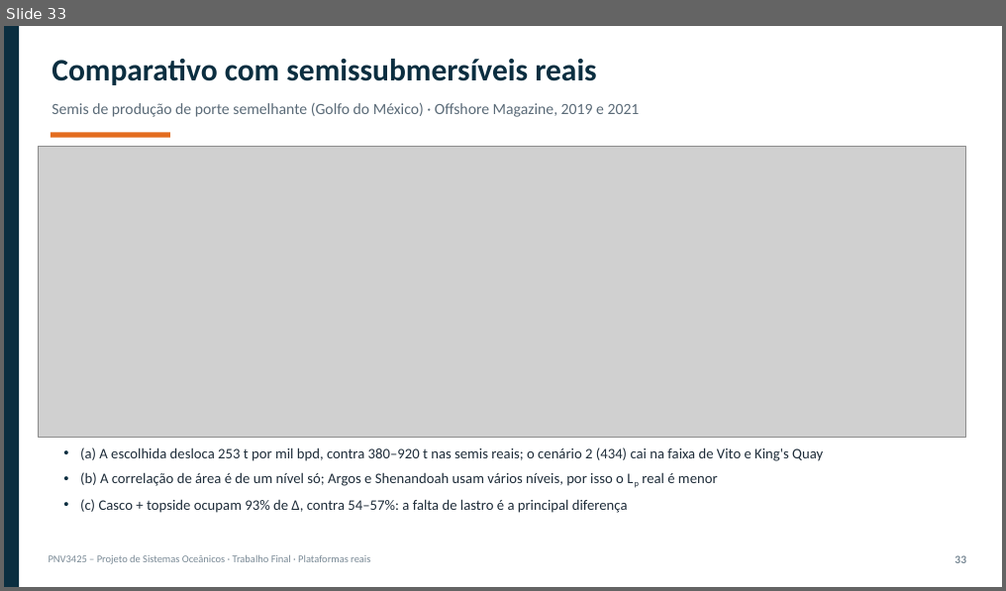
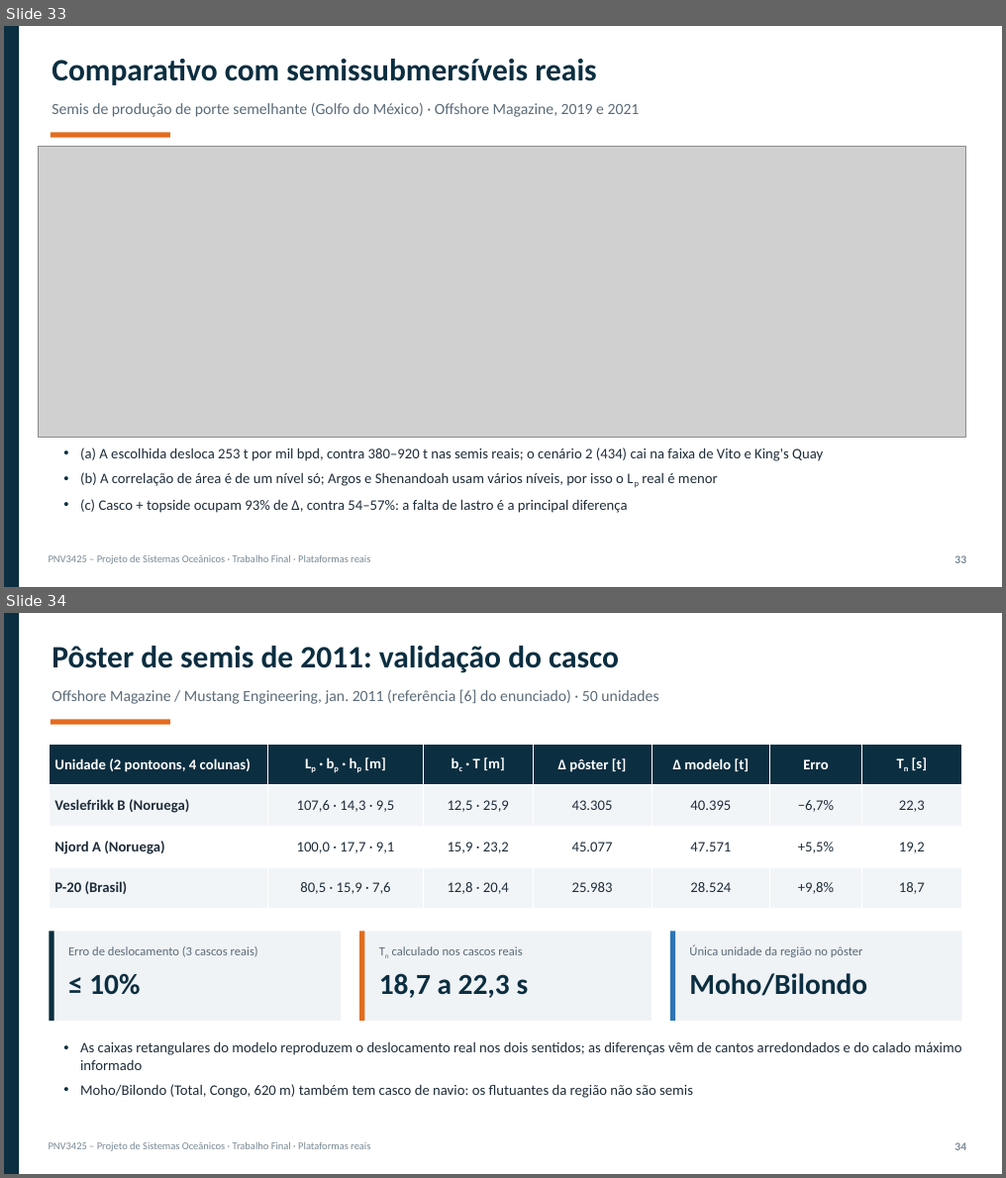
Before and after one commit to gustavogsilvaa/PNV3425-Projeto-de-Sistemas-Oceanicos, a slide deck: apresentacao/PNV3425_G02_apresentacao_completa.pptx. Shown one above the other, each under a label of ours: slide 33 before the commit, slides 33 and 34 after it. The pictures are 1006x591 and 1006x1178 pixels, drawn with LibreOffice and Linux fonts; fonts in the diff are those of the drawing; grey boxes stand for pictures. Boxes give left, top, right and bottom in pixels: in the first picture for what was removed or moved away, otherwise in the second. Text is boxed around its words. In the diff, an @@ line names an element or a change of style, - is before the commit and + after.

Commit message:
Comparativo com o pôster de semis de 2011 (referência [6])
- modelo aplicado a 3 semis reais de 2 pontoons: deslocamento com erro de até 10%
- solução final contra a frota: dimensões, topside e deslocamento por mil bopd
- seção 9.3 do relatório, hd fundamentado e slides nas duas apresentações

```diff
--- a/apresentacao/PNV3425_G02_apresentacao_completa.pptx
+++ b/apresentacao/PNV3425_G02_apresentacao_completa.pptx
@@ slide 34 added at bbox=[4, 613, 1002, 1174], background #FFFFFF @@
@@ rectangle added at bbox=[4, 613, 19, 1174], fill #0B2E40 @@
@@ text added at bbox=[52, 646, 619, 673], 30 pt, text #0B2E40, bold @@
+Pôster de semis de 2011: validação do casco
@@ text added at bbox=[52, 689, 658, 704], 15 pt, text #5B6B78 @@
+Offshore Magazine / Mustang Engineering, jan. 2011 (referência [6] do enunciado) · 50 unidades
@@ rectangle added at bbox=[51, 719, 170, 725], fill #E36C1E @@
@@ table added at bbox=[49, 744, 962, 909], 4 rows, 7 columns @@
+Unidade (2 pontoons, 4 colunas) | Lp · bp · hp [m] | bc · T [m] | Δ pôster [t] | Δ modelo [t] | Erro | Tn [s]
+Veslefrikk B (Noruega) | 107,6 · 14,3 · 9,5 | 12,5 · 25,9 | 43.305 | 40.395 | −6,7% | 22,3
+Njord A (Noruega) | 100,0 · 17,7 · 9,1 | 15,9 · 23,2 | 45.077 | 47.571 | +5,5% | 19,2
+P-20 (Brasil) | 80,5 · 15,9 · 7,6 | 12,8 · 20,4 | 25.983 | 28.524 | +9,8% | 18,7
@@ rectangle added at bbox=[49, 931, 341, 1021], fill #F0F3F6 @@
@@ rectangle added at bbox=[49, 931, 54, 1021], fill #0B2E40 @@
@@ rectangle added at bbox=[359, 931, 651, 1021], fill #F0F3F6 @@
@@ rectangle added at bbox=[359, 931, 364, 1021], fill #E36C1E @@
@@ rectangle added at bbox=[670, 931, 962, 1021], fill #F0F3F6 @@
@@ rectangle added at bbox=[670, 931, 675, 1021], fill #2E75B6 @@
@@ text added at bbox=[68, 947, 258, 958], 12 pt, text #5B6B78 @@
+Erro de deslocamento (3 cascos reais)
@@ text added at bbox=[392, 947, 522, 956], 12 pt, text #5B6B78 @@
+Tn calculado nos cascos reais
@@ text added at bbox=[689, 945, 863, 958], 12 pt, text #5B6B78 @@
+Única unidade da região no pôster
@@ text added at bbox=[89, 973, 140, 995], 28 pt, text #0B2E40, bold @@
+≤ 10%
@@ text added at bbox=[379, 973, 529, 998], 28 pt, text #0B2E40, bold @@
+18,7 a 22,3 s
@@ text added at bbox=[689, 973, 867, 996], 28 pt, text #0B2E40, bold @@
+Moho/Bilondo
@@ text added at bbox=[80, 1042, 962, 1098], 14 pt, text #1F2D3A @@
+• As caixas retangulares do modelo reproduzem o deslocamento real nos dois sentidos; as diferenças vêm de cantos arredondados e do calado máximo informado
+• Moho/Bilondo (Total, Congo, 620 m) também tem casco de navio: os flutuantes da região não são semis
@@ text added at bbox=[49, 1143, 370, 1152], 10 pt, text #7A8A96 @@
+PNV3425 – Projeto de Sistemas Oceânicos · Trabalho Final · Plataformas reais
@@ text added at bbox=[954, 1143, 966, 1151], 11 pt, text #7A8A96, bold @@
+34
```
Also in this commit, not shown: 4 slides changed, 1 other slide added, 13 other files.
